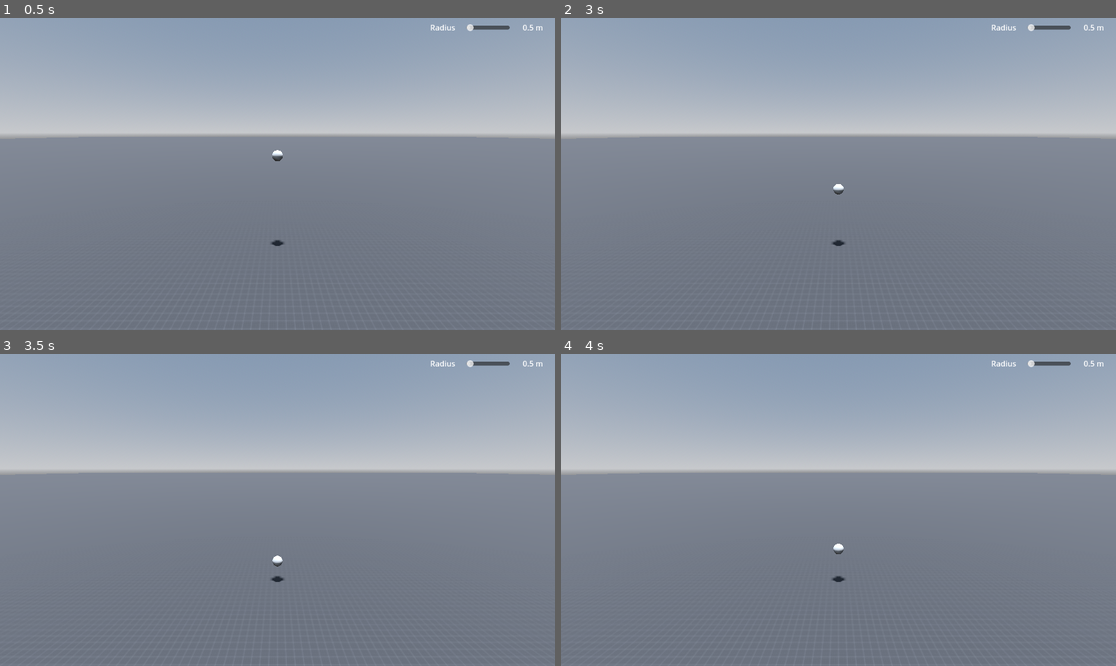
Above: before the commit, frames 1-4 (two rows, left to right).
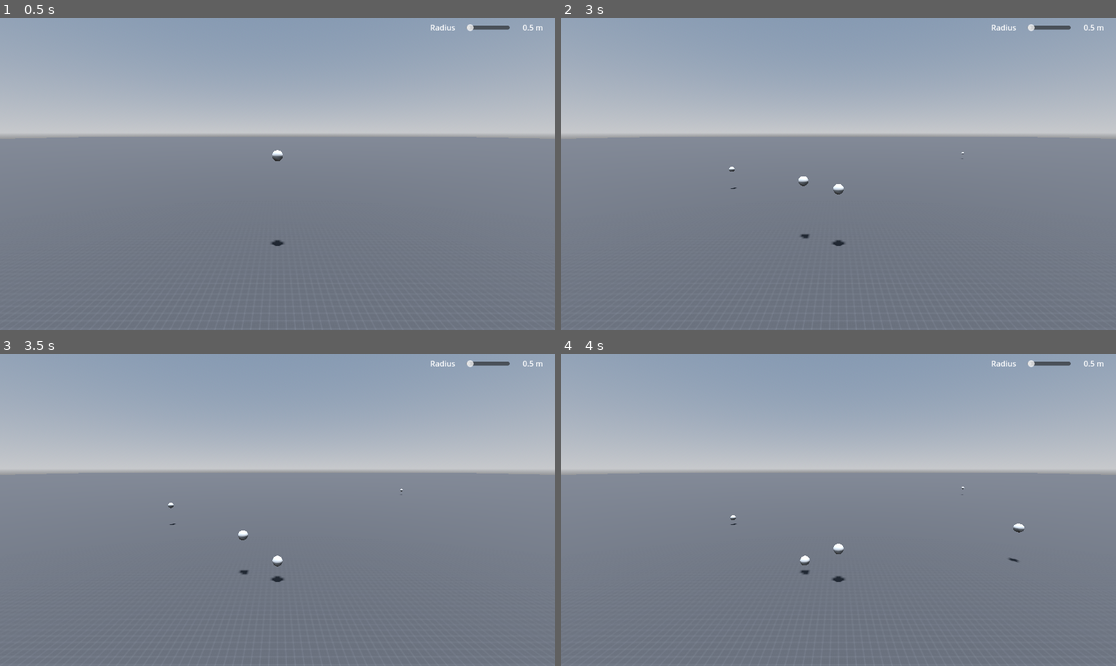
Above: after the commit, the same moments.

Repository: Shuflduf/Ball-Physics
Game: Godot game, scene res://main.tscn
Two runs of this game, one before a commit and one after it. Both use one fixed random seed, a clock stepped at 60 frames per second and the inputs below.
Inputs (mouse positions are in pixels of both pictures, inside the frame that each line leads up to):
- Up to frame 1 (0.5 s): no input
- Up to frame 2 (3 s): tap Enter at 0.5, 2.75 s; move the mouse to (960, 158) at 0.52 s; press the mouse at (960, 158) at 0.53 s; tap Space at 1.25 s; move the mouse to (727, 189) at 1.27 s; release the mouse at (727, 189) at 1.28 s; click (727, 189) at 1.35 s; move the mouse to (894, 105) at 2.02 s; press the mouse at (894, 105) at 2.03 s; move the mouse to (810, 236) at 2.77 s; release the mouse at (810, 236) at 2.78 s; click (810, 236) at 2.85 s
- Up to frame 3 (3.5 s): no input
- Up to frame 4 (4 s): tap Space at 3.5 s; move the mouse to (1005, 556) at 3.52 s; press the mouse at (1005, 556) at 3.53 s

Frame 1 is identical in both runs. In frame 2, less than 0.1% of the frame differs, in the area x 30-73%, y 42-71%; in frame 3, less than 0.1%; in frame 4, 0.1%, in the area x 30-84%, y 42-71%.

Commit message:
they spawn above the plane now

Diff:
--- a/Main.gd
+++ b/Main.gd
@@ -43,6 +43,7 @@
 	var new_ball: Ball = ball_scene.instantiate()
 	new_ball.position = pos + Vector3(randf_range(-1, 1), randf_range(-1, 1), randf_range(-1, 1))
 	new_ball.set_radius(ui.radius)
+	new_ball.position.y += new_ball.radius
 	balls.add_child(new_ball)
 
 
--- a/ui.gd
+++ b/ui.gd
@@ -1,6 +1,6 @@
 extends Control
 
-var radius: float
+var radius = 0.5
 @onready var radius_label: Label = $Radius/Label2
 
 func _on_h_slider_value_changed(value: float) -> void:
